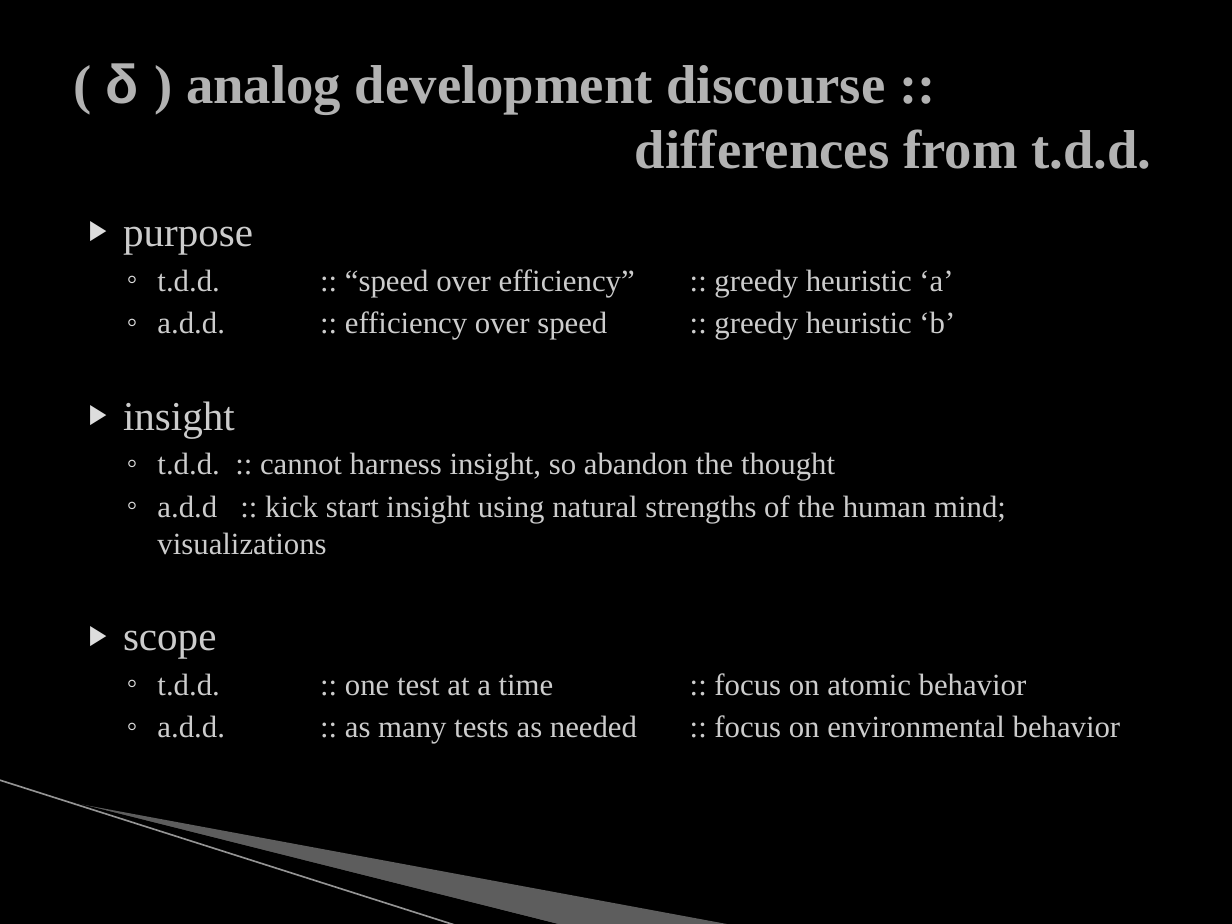
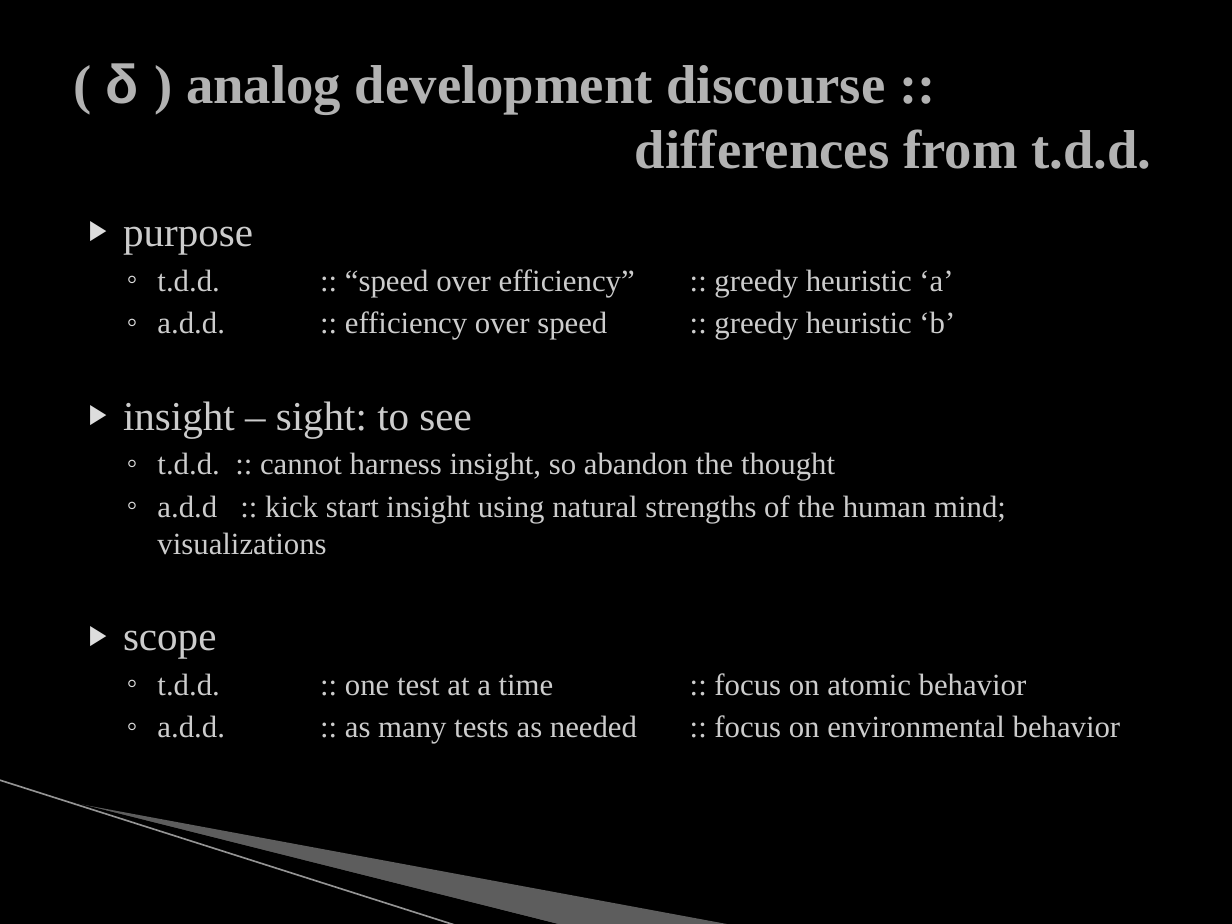
Before and after one commit to mjs0031/master_report, a slide deck: slide 14 of the_defense.pptx (slide 15 before the commit). Drawn at 1232x924 pixels with LibreOffice and Linux fonts; fonts in the diff are those of the drawing; background and template pictures are left out. Boxes give left, top, right and bottom in pixels: in the first picture for what was removed or moved away, otherwise in the second. Text is boxed around its words. In the diff, an @@ line names an element or a change of style, - is before the commit and + after.

```diff
--- a/the_defense.pptx
+++ b/the_defense.pptx
@@ text at (123, 401, 471, 438): text changed @@
-▶ insight
+▶ insight – sight: to see
```
Also in this commit, not shown: 9 other slides changed, 3 slides removed, 2 other files.
